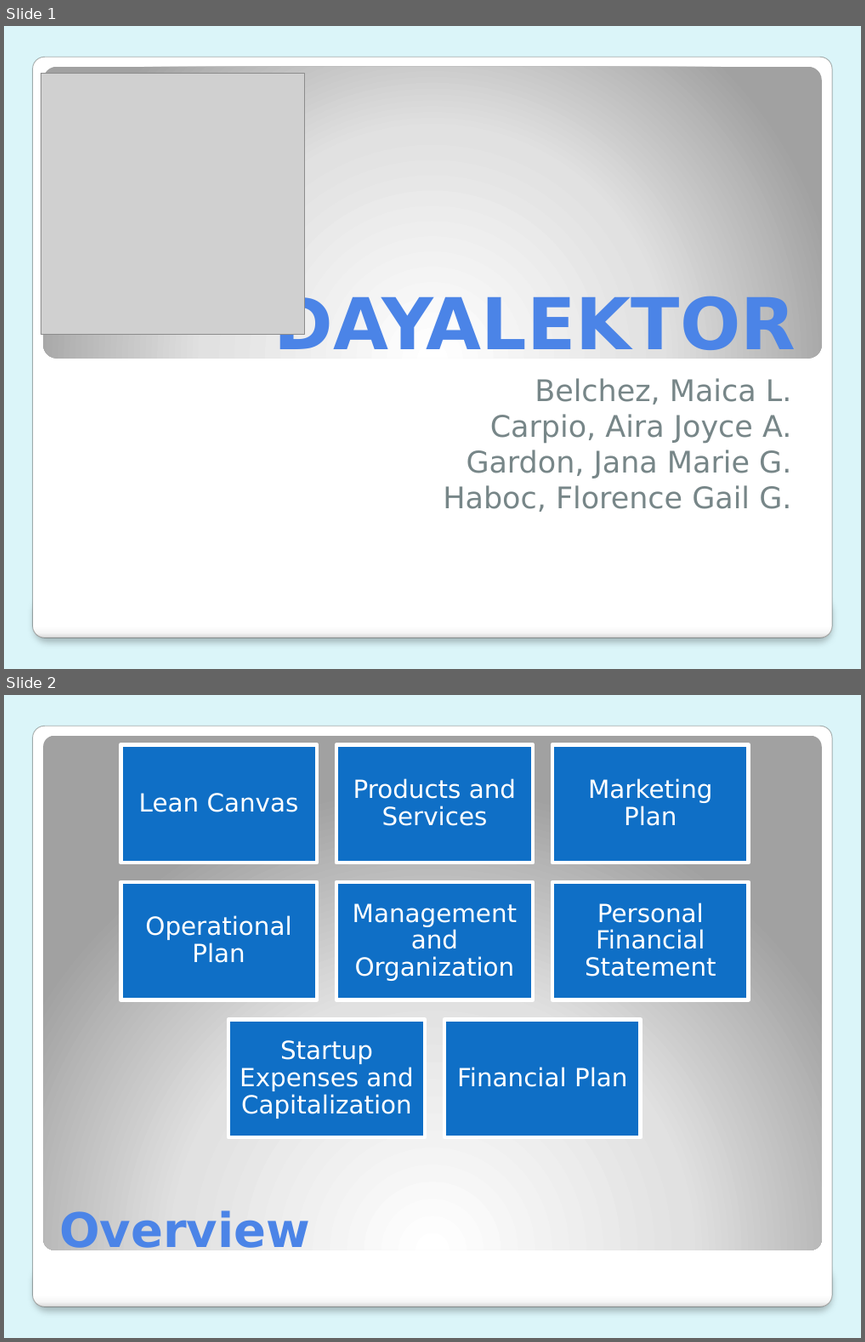
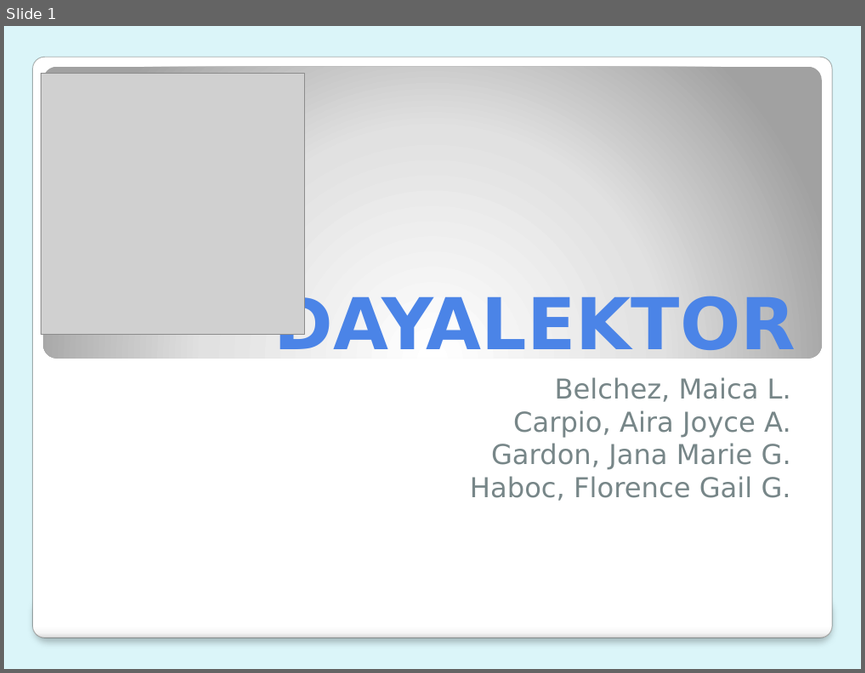
Before and after one commit to mlbelchez/Project---TENTREP, a slide deck: Presentation/PPT/Presentation 3.pptx. Shown one above the other, each under a label of ours: slides 1 and 2 before the commit, slide 1 after it. The pictures are 865x1342 and 865x673 pixels, drawn with LibreOffice and Linux fonts; fonts in the diff are those of the drawing; grey boxes stand for pictures. Boxes give left, top, right and bottom in pixels: in the first picture for what was removed or moved away, otherwise in the second. Text is boxed around its words. In the diff, an @@ line names an element or a change of style, - is before the commit and + after.

```diff
--- a/Presentation/PPT/Presentation 3.pptx
+++ b/Presentation/PPT/Presentation 3.pptx
@@ slide 2 removed at <box>4,695,861,1338</box>, background #DBF5F9; not listed: 2 template elements that a slide beside it also shows @@
@@ rounded rectangle removed at <box>43,735,822,1249</box> @@
@@ group removed at <box>120,744,749,1137</box>: 8 rectangles, 8 texts @@
-Lean Canvas
-Products and Services
-Marketing Plan
-Operational Plan
-Management and Organization
-Personal Financial Statement
-Startup Expenses and Capitalization
-Financial Plan
@@ title removed at <box>59,1208,310,1256</box> @@
-Overview
@@ slide 1 changed as well @@
@@ subtitle "Belchez, Maica L. Carpio, Aira ..." at <box>470,377,791,500</box>: size 25 to 23 pt @@
```
Also in this commit, not shown: 3 other slides changed, 25 slides added, 5 other slides removed.
